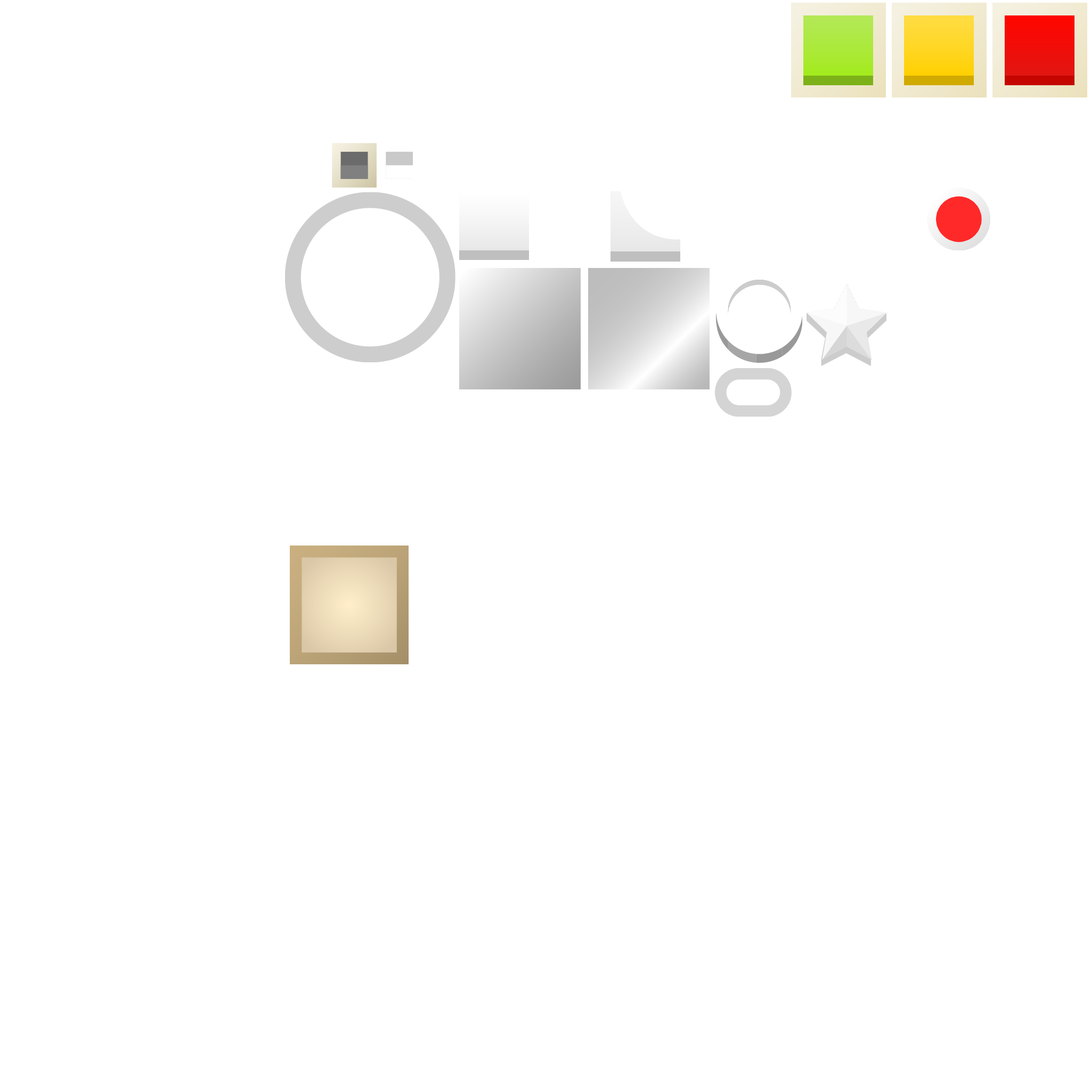
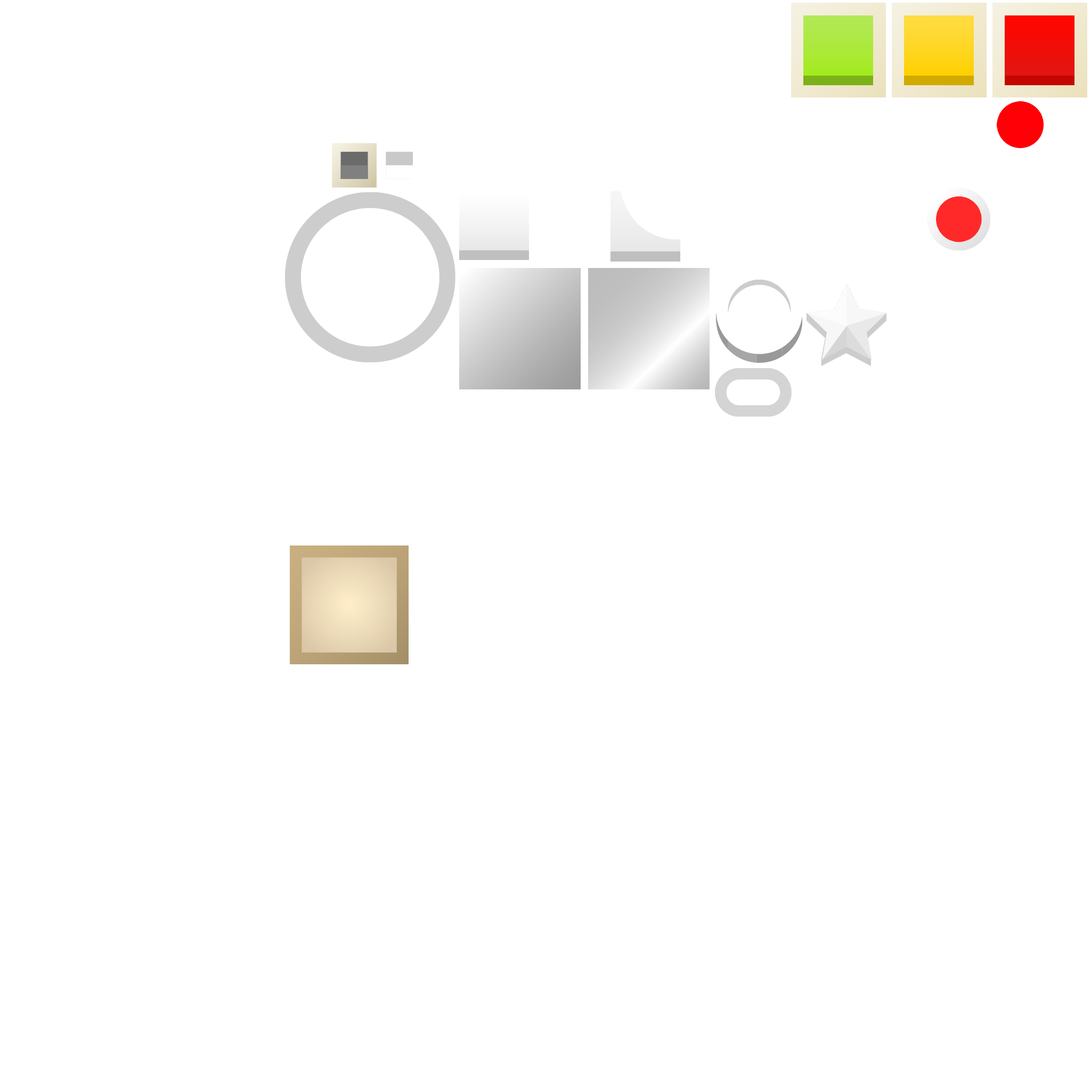
Layered file, before and after one edit (1091 x 1091). Changes by layer:
added layer "Layer 2 copy" above "Layer 2" over [997, 101, 1045, 149]
